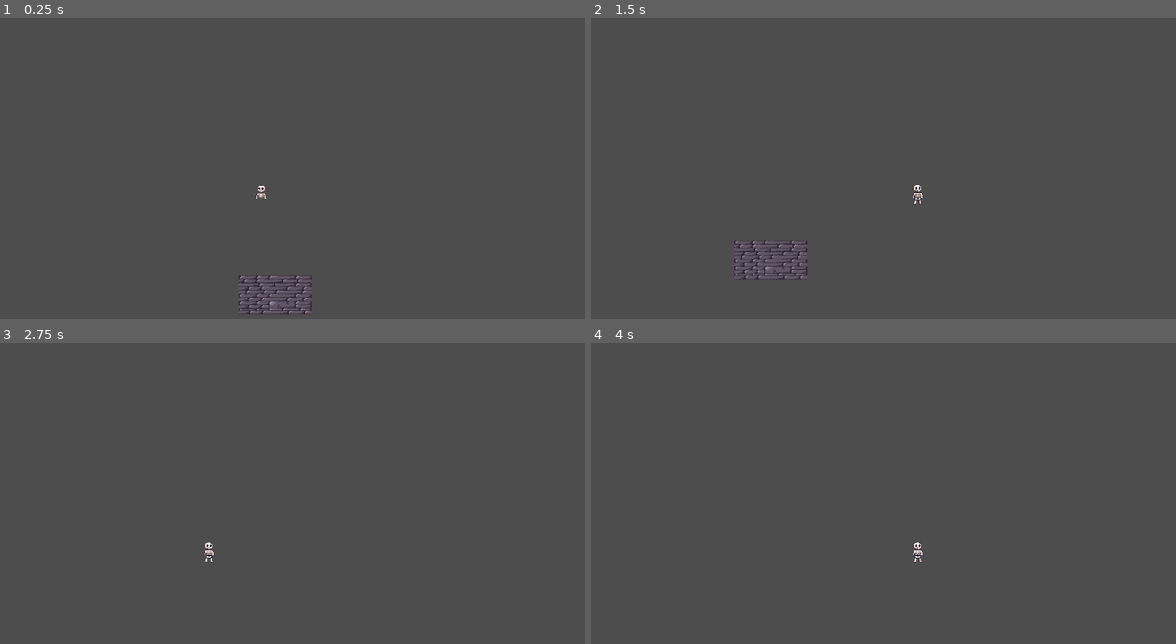
Above: before the commit, frames 1-4 (two rows, left to right).
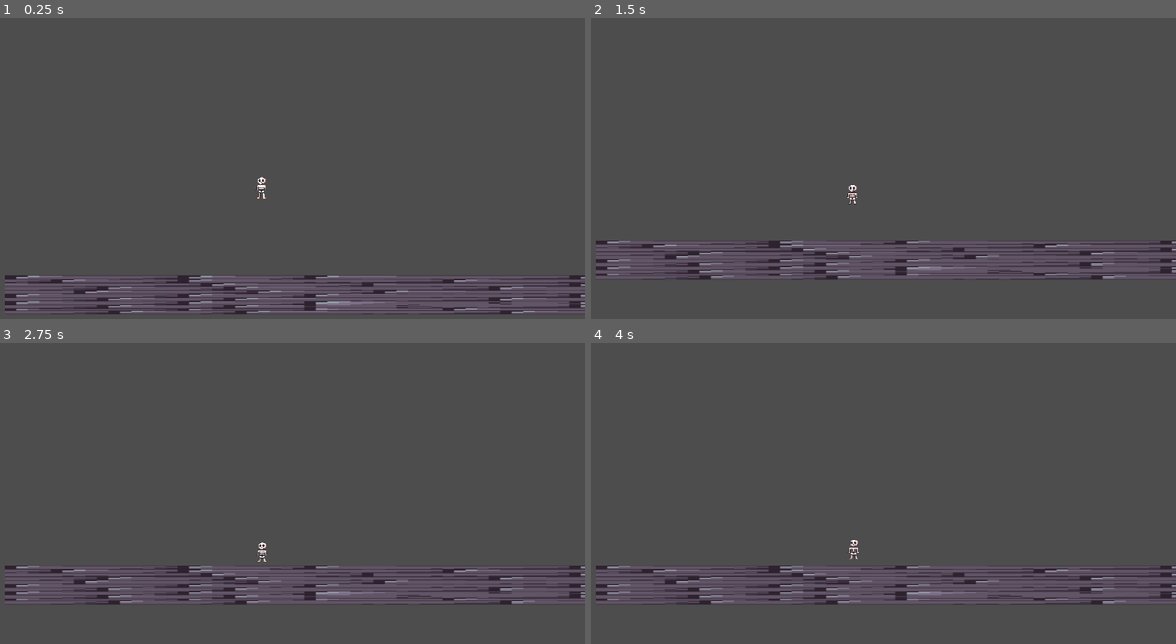
Above: after the commit, the same moments.

Repository: Hexalikk/Mini-Jame-Gam-55
Game: Godot game, scene res://scenes/main.tscn
Same seed, same stepped clock (60 frames per second), same inputs: the game is played once before the commit and once after it.
Inputs:
- Up to frame 1 (0.25 s): no input
- Up to frame 2 (1.5 s): hold Right (ui_right) from 0.53 s (still down); tap E (throw a bone) at 0.6, 1.35 s; tap Space (jump) at 0.77 s
- Up to frame 3 (2.75 s): tap Space (jump) at 1.52 s; release Right (ui_right) at 2.03 s; hold Left (ui_left) from 2.03 s (still down); tap E (throw a bone) at 2.1 s
- Up to frame 4 (4 s): tap Enter at 2.75 s; release Left (ui_left) at 2.78 s; hold Right (ui_right) from 2.78 s (still down); tap E (throw a bone) at 2.85, 3.6 s; tap Space (jump) at 3.02, 3.5, 3.77 s

The runs differ from the first frame. In frame 1, 4.0% of the frame differs, in the area x 0-100%, y 52-99%; in frame 2, 3.6%; in frame 3, 3.4%; in frame 4, 3.4%.

Commit message:
reorganizingfiles and movements for the skull

Diff:
--- a/stronger-bones/project.godot
+++ b/stronger-bones/project.godot
@@ -19,6 +19,14 @@
 
 enabled=PackedStringArray("res://addons/indent_guidelines/plugin.cfg")
 
+[file_customization]
+
+folder_colors={
+"res://assets/": "orange",
+"res://scenes/": "blue",
+"res://scripts/": "purple"
+}
+
 [gui]
 
 theme/custom_font="uid://rpd5kbeq5rn5"
@@ -37,6 +45,16 @@
 , Object(InputEventKey,"resource_local_to_scene":false,"resource_name":"","device":-1,"window_id":0,"alt_pressed":false …(183 unchanged characters)…
 ]
 }
+right={
+"deadzone": 0.2,
+"events": [Object(InputEventKey,"resource_local_to_scene":false,"resource_name":"","device":-1,"window_id":0,"alt_pressed":false,"shift_pressed":false,"ctrl_pressed":false,"meta_pressed":false,"pressed":false,"keycode":0,"physical_keycode":68,"key_label":0,"unicode":100,"location":0,"echo":false,"script":null)
+]
+}
+left={
+"deadzone": 0.2,
+"events": [Object(InputEventKey,"resource_local_to_scene":false,"resource_name":"","device":-1,"window_id":0,"alt_pressed":false,"shift_pressed":false,"ctrl_pressed":false,"meta_pressed":false,"pressed":false,"keycode":0,"physical_keycode":65,"key_label":0,"unicode":113,"location":0,"echo":false,"script":null)
+]
+}
 
 [physics]
 
--- a/stronger-bones/scenes/Level1.tscn
+++ b/stronger-bones/scenes/levels/Level1.tscn
@@ -1,14 +1,14 @@
-[gd_scene format=3 uid="uid://ebmuywgyueca"]
+[gd_scene format=3 uid="uid://dfe4mlpp7t6hy"]
 
 [ext_resource type="PackedScene" uid="uid://bkc05oxigicje" path="res://scenes/player.tscn" id="1_6ovph"]
-[ext_resource type="Texture2D" uid="uid://b356ac7md8y0t" path="res://wall.png" id="2_bwv4p"]
+[ext_resource type="Texture2D" uid="uid://b356ac7md8y0t" path="res://assets/wall.png" id="2_bwv4p"]
 [ext_resource type="Script" uid="uid://dcaot5k2ldgfd" path="res://scripts/player.gd" id="2_odhdn"]
 [ext_resource type="PackedScene" uid="uid://df8v4tf3n6mn4" path="res://scenes/necromancer.tscn" id="4_dw26h"]
 
 [sub_resource type="PhysicsMaterial" id="PhysicsMaterial_odhdn"]
 
 [sub_resource type="RectangleShape2D" id="RectangleShape2D_dw26h"]
-size = Vector2(126, 72.5)
+size = Vector2(1311, 72.5)
 
 [node name="Level1" type="Node2D" unique_id=1041584676]
 
@@ -25,10 +25,10 @@
 physics_material_override = SubResource("PhysicsMaterial_odhdn")
 
 [node name="CollisionShape2D" type="CollisionShape2D" parent="StaticBody2D" unique_id=130697279]
-position = Vector2(1, -4.75)
+position = Vector2(171.5, -4.75)
 shape = SubResource("RectangleShape2D_dw26h")
 
 [node name="Sprite2D" type="Sprite2D" parent="StaticBody2D" unique_id=270221305]
-position = Vector2(1.0000038, -3.0000072)
-scale = Vector2(0.20312503, 0.10937496)
+position = Vector2(176.00003, -3.0000072)
+scale = Vector2(2.053125, 0.10937496)
 texture = ExtResource("2_bwv4p")
--- a/stronger-bones/scenes/main.tscn
+++ b/stronger-bones/scenes/main.tscn
@@ -1,8 +1,7 @@
 [gd_scene format=3 uid="uid://b42684l5or2sf"]
 
-[ext_resource type="PackedScene" uid="uid://ebmuywgyueca" path="res://scenes/Level1.tscn" id="1_o5qli"]
+[ext_resource type="PackedScene" uid="uid://dfe4mlpp7t6hy" path="res://scenes/levels/Level1.tscn" id="1_o5qli"]
 
 [node name="Main" type="Node" unique_id=1214933348]
 
-[node name="Node" parent="." unique_id=1639901752 instance=ExtResource("1_o5qli")]
-position = Vector2(3, 3)
+[node name="Level1" parent="." unique_id=1041584676 instance=ExtResource("1_o5qli")]
--- a/stronger-bones/scenes/player.tscn
+++ b/stronger-bones/scenes/player.tscn
@@ -1,6 +1,6 @@
 [gd_scene format=3 uid="uid://bkc05oxigicje"]
 
-[ext_resource type="Texture2D" uid="uid://cu50igq77e6cn" path="res://skeleton.png" id="1_3vyb7"]
+[ext_resource type="Texture2D" uid="uid://cu50igq77e6cn" path="res://assets/characters/skeleton.png" id="1_3vyb7"]
 
 [sub_resource type="RectangleShape2D" id="RectangleShape2D_u8vuu"]
 size = Vector2(196, 398)
@@ -83,7 +83,6 @@
 
 [node name="AnimatedSprite2D" type="AnimatedSprite2D" parent="." unique_id=1552383906]
 sprite_frames = SubResource("SpriteFrames_jej6c")
-animation = &"throw_legs"
 speed_scale = 0.5
 
 [node name="hitbox_rectangle" type="CollisionShape2D" parent="." unique_id=925971667]
--- a/stronger-bones/scripts/player.gd
+++ b/stronger-bones/scripts/player.gd
@@ -2,6 +2,11 @@
 
 
 const SPEED = 300.0
+const NO_LEGS_SPEED = 250.0
+const NO_HEAD_SPEED = 25
+const NO_HEAD_ACCELERATION = 200.0
+const NO_HEAD_FRICTION = 100
+const NO_HEAD_MAX_SPEED = 300
 const JUMP_VELOCITY = -400.0
 const SKULL_JUMP_VELOCITY = -100.0
 
@@ -83,16 +88,37 @@
 
 	# Get the input direction and handle the movement/deceleration.
 	# As good practice, you should replace UI actions with custom gameplay actions.
-	var direction := Input.get_axis("ui_left", "ui_right")
+	var direction := Input.get_axis("left", "right")
+	handle_movement(direction,delta)
 	if direction:
-		velocity.x = direction * SPEED
 		animated_sprite.flip_h = 1
 	else:
 		animated_sprite.flip_h = 0
-		velocity.x = move_toward(velocity.x, 0, SPEED)
 	update_animations()
 	update_player()
 	move_and_slide()
+
+
+func handle_movement(direction,delta):
+		match _state:
+			STATE.NORMAL:
+				velocity.x = direction * SPEED
+
+			STATE.NO_LEGS:
+				velocity.x = direction * NO_LEGS_SPEED
+			STATE.HEAD:
+				if direction != 0:
+					velocity.x += direction * NO_HEAD_ACCELERATION * delta
+				else:
+					if (velocity.x >0):
+						velocity.x -=  NO_HEAD_FRICTION * delta
+					else:
+						velocity.x +=  NO_HEAD_FRICTION * delta
+				if NO_HEAD_MAX_SPEED < abs(velocity.x):
+					if (velocity.x >0):
+						velocity.x = NO_HEAD_MAX_SPEED
+					else:
+						velocity.x = -NO_HEAD_MAX_SPEED
 
 func update_animations() -> void:
 
Binary file added: stronger-bones/assets/characters/Necromancer.png
Not shown, changed: stronger-bones/assets/characters/Necromancer.png.import
Renamed: stronger-bones/skeleton.png -> stronger-bones/assets/characters/skeleton.png
Not shown, changed: stronger-bones/assets/characters/skeleton.png.import
Binary file added: stronger-bones/assets/wall.png
Not shown, changed: stronger-bones/assets/wall.png.import
